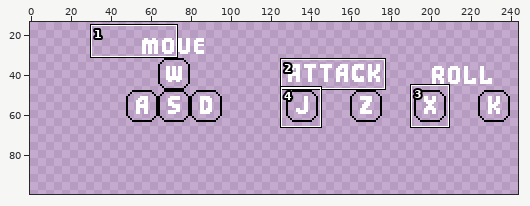
Edited in one commit: pixel-art file (Art/HallowedHeart/Controlls.aseprite). Above, an overview of the earlier version with the close-up marked.
Close-up. Earlier state:
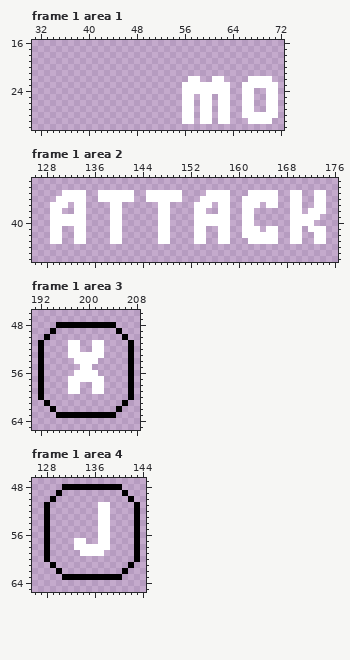
320x160 pixels, 1 frame. Shown: frame 1 area 1: x 31..72, y 16..30; frame 1 area 2: x 126..176, y 33..46; frame 1 area 3: x 191..208, y 46..65; frame 1 area 4: x 126..144, y 47..65. The wide view leaves out empty margins. The commit also changed other frames or places, which this record leaves out.
Now the later version:
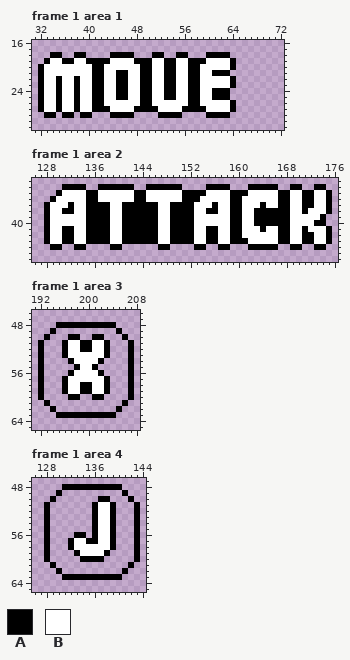
Palette (. is transparent): A #000000  B #ffffff
What changed:
Changed rows in their new state; - is an unchanged pixel.
Frame 1 area 1:
first column x 32:
18 --AA--AA----AAAA---AA--AA---AAAA--------
19 -ABBAABBAAAABBBBAAABBAABBAAABBBBA-------
20 ABBBBBBBBAABBBBBBAABBAABBAABBBBBA-------
21 ABBBBBBBBAABBAABBAABBAABBAABBAAA--------
22 ABBABBABBAABBAABBAABBAABBAABB--BA--....-
23 ABBABBABBAABBAABBAABBAAB-AA-----A-......
24 ABBABBABBAABBAABBAABBAAB-AA--AAA--..--..
25 ABBABBABBAABBAABBAABBAAB-AA--AAA--..--..
26 ABBABBABBAABBBBBBAABBBBB-AA--B--A-..--..
27 ABBABBABBAAABBBBAAAABBBBAAAA-B--A-..--..
28 -AA-AA-AA---AAAA----AAAA..-.AAAA--......
29 ------------------------..-..-..---....-
Frame 1 area 2:
first column x 128:
34 ---AAAA--AAAAAA--AAAAAA----AAAA---AAAAA--AA--AA-
35 --A----AA------AA------AAAA----AAA-----AA--AA--A
36 -A-----AA------AA------AAA-----AA------AA--AA--A
37 A---A--AAAA--AAAAAA--AAAA---A--AA---A--AA--AA--A
38 A--AA--AAAA--AAAAAA--AAAA--AA--AA--AAAAAA--A---A
39 A------AAAA--AAAAAA--AAAA------AA--AAAAAA-----A-
40 A------AAAA--AAAAAA--AAAA------AA--AAAAAA----AA-
41 A--AA--AAAA--AAAAAA--AAAA--AA--AA---A--AA--A---A
42 A--AA--AAAA--AAAAAA--AAAA--AA--AA------AA--AA--A
43 A--AA--AAAA--AAAAAA--AAAA--AA--AAA-----AA--AA--A
44 -AA--AA----AA------AA----AA--AA---AAAAA--AA--AA-
Frame 1 area 3:
first column x 196:
50 -AA--AA-
51 A--AA--A
52 A--AA--A
53 A------A
54 -A----A-
55 --A--A--
56 -A----A-
57 A------A
58 A--AA--A
59 A--AA--A
60 -AA--AA-
Frame 1 area 4:
first column x 132:
50 -----AA-
51 ----A--A
52 ----A--A
53 ----A--A
54 ----A--A
55 ----A--A
56 -AA-A--A
57 A--AA--A
58 A------A
59 -A----A-
60 --AAAA--
Where, in picture pixels (left, top, right, bottom), the same in both close-ups:
changed: (38, 52, 278, 124)
added: (44, 184, 332, 250)
added: (62, 334, 110, 400)
added: (68, 496, 116, 562)
